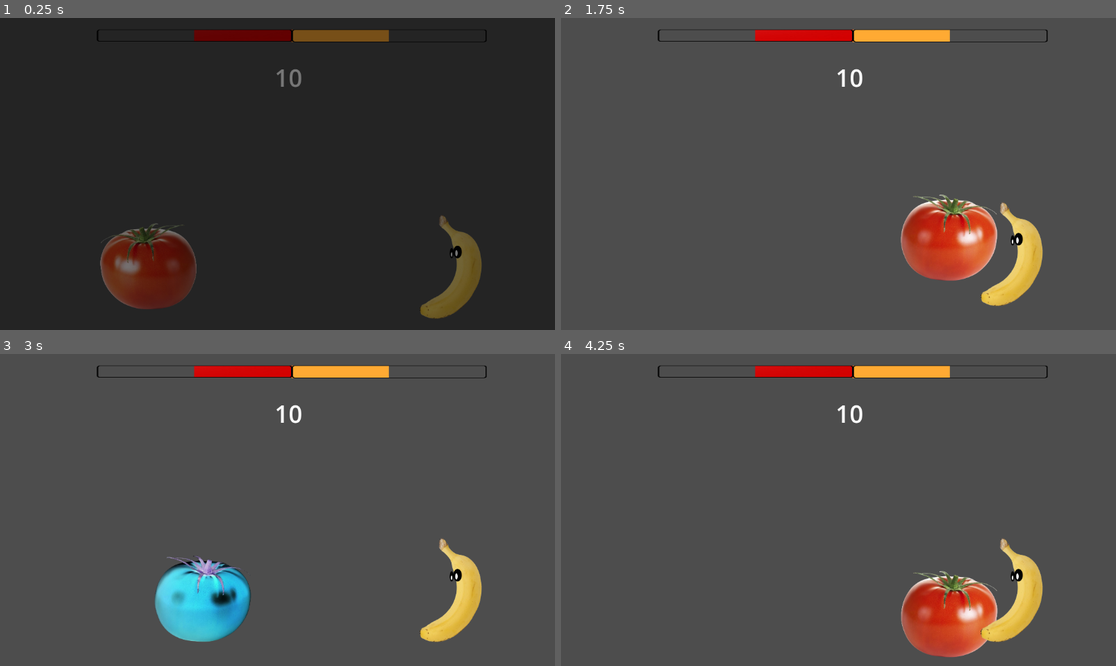
Above: before the commit, frames 1-4 (two rows, left to right).
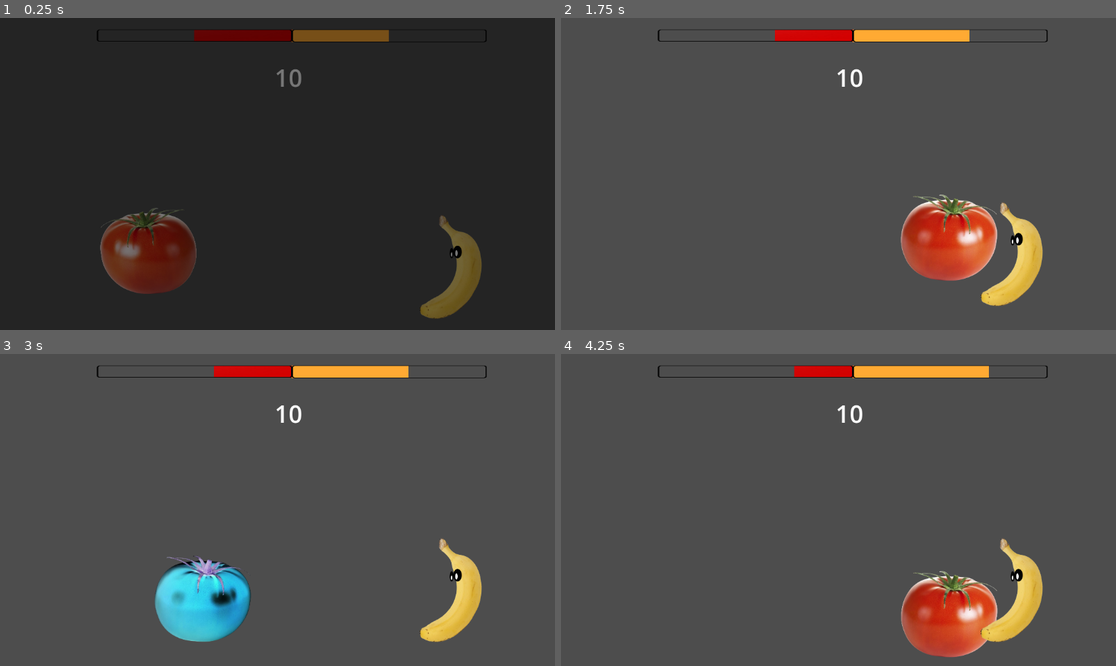
Above: after the commit, the same moments.

Repository: PZerua/ggj24_fruits
Game: Godot game, scene res://scenes/combat.tscn
The game is run twice, just before and just after one commit, with the same random seed, the same clock (stepped at 60 frames per second) and the same inputs.
Inputs:
- Up to frame 1 (0.25 s): no input
- Up to frame 2 (1.75 s): hold D (MOVE_RIGHT_1) from 0.53 s (still down); tap O (PUNCH_2) at 0.6, 1.55 s; tap W (JUMP_1) at 0.77, 1.52 s; tap S (BLOCK_1) at 1.35 s
- Up to frame 3 (3 s): release D (MOVE_RIGHT_1) at 2.03 s; hold A (MOVE_LEFT_1) 2.03-2.78 s; tap Down (BLOCK_2) at 2.1 s; tap O (PUNCH_2) at 2.3 s; hold D (MOVE_RIGHT_1) from 2.78 s (still down); tap V (KICK_1) at 2.85 s
- Up to frame 4 (4.25 s): keep holding D (MOVE_RIGHT_1); tap W (JUMP_1) at 3.02, 3.77 s; tap O (PUNCH_2) at 3.05, 3.8 s; tap P (KICK_2) at 3.6 s

The runs differ from the first frame. In frame 1, 2.5% of the frame differs, in the area x 18-36%, y 60-94%; in frame 2, 0.3%; in frame 3, 0.3%; in frame 4, 0.5%.

Commit message:
more work on damage

Diff:
--- a/assets/fruits/banana/banana.gd
+++ b/assets/fruits/banana/banana.gd
@@ -1,10 +1,23 @@
 extends "res://assets/fruits/controller.gd"
 
 func _process(delta):
+
+	if Input.is_action_just_pressed("PUNCH_2"):
+		%PunchAnimation.play("Punch")
+
 	update_animation($AnimatedSprite2D, "", "")
+
+	if velocity.x > 0.0:
+		%Punch.scale.x = 1
+	elif velocity.x < 0.0:
+		%Punch.scale.x = -1
 
 func _physics_process(delta):
 	process_movement(delta, "JUMP_2", ["MOVE_LEFT_2", "MOVE_RIGHT_2"])
 
 func _input(event):
 	process_moves(["PUNCH_2", "KICK_2", "BLOCK_2"])
+
+
+func _on_punch_trigger_body_entered(body):
+	process_hit(body, 10)
--- a/assets/fruits/banana/banana.tscn
+++ b/assets/fruits/banana/banana.tscn
@@ -1,17 +1,73 @@
-[gd_scene load_steps=6 format=3 uid="uid://qir670b60hs5"]
+[gd_scene load_steps=10 format=3 uid="uid://qir670b60hs5"]
 
 [ext_resource type="Script" path="res://assets/fruits/banana/banana.gd" id="1_m5ces"]
-[ext_resource type="SpriteFrames" uid="uid://dvr4l04dh5hip" path="res://assets/fruits/banana/banana_frames.tres" id="2_1t8ls"]
+[ext_resource type="SpriteFrames" uid="uid://h5kr26k8vncq" path="res://assets/fruits/banana/banana_frames.tres" id="2_1t8ls"]
+[ext_resource type="Script" path="res://assets/fruits/tomato/PunchCollider.gd" id="3_wy7bt"]
 
 [sub_resource type="CapsuleShape2D" id="CapsuleShape2D_hqn10"]
 radius = 55.0
 height = 204.0
 
-[sub_resource type="CapsuleShape2D" id="CapsuleShape2D_bnjxr"]
+[sub_resource type="Animation" id="Animation_u0afy"]
+resource_name = "Punch"
+length = 0.2
+step = 0.05
+tracks/0/type = "value"
+tracks/0/imported = false
+tracks/0/enabled = true
+tracks/0/path = NodePath("Punch/PunchTrigger:position")
+tracks/0/interp = 1
+tracks/0/loop_wrap = true
+tracks/0/keys = {
+"times": PackedFloat32Array(0, 0.1, 0.2),
+"transitions": PackedFloat32Array(1, 1, 1),
+"update": 0,
+"values": [Vector2(39, -5), Vector2(92, -5), Vector2(39, -5)]
+}
+tracks/1/type = "method"
+tracks/1/imported = false
+tracks/1/enabled = true
+tracks/1/path = NodePath("Punch/PunchTrigger/PunchCollider")
+tracks/1/interp = 1
+tracks/1/loop_wrap = true
+tracks/1/keys = {
+"times": PackedFloat32Array(0.05, 0.15),
+"transitions": PackedFloat32Array(1, 1),
+"values": [{
+"args": [],
+"method": &"toggle_enabled"
+}, {
+"args": [],
+"method": &"toggle_enabled"
+}]
+}
+
+[sub_resource type="Animation" id="Animation_aogj6"]
+length = 0.001
+tracks/0/type = "value"
+tracks/0/imported = false
+tracks/0/enabled = true
+tracks/0/path = NodePath("Punch/PunchTrigger:position")
+tracks/0/interp = 1
+tracks/0/loop_wrap = true
+tracks/0/keys = {
+"times": PackedFloat32Array(0),
+"transitions": PackedFloat32Array(1),
+"update": 0,
+"values": [Vector2(38, -5)]
+}
+
+[sub_resource type="AnimationLibrary" id="AnimationLibrary_6cbsb"]
+_data = {
+"Punch": SubResource("Animation_u0afy"),
+"RESET": SubResource("Animation_aogj6")
+}
+
+[sub_resource type="CapsuleShape2D" id="CapsuleShape2D_m08m5"]
 radius = 12.0026
-height = 83.9944
+height = 76.0
 
-[sub_resource type="CapsuleShape2D" id="CapsuleShape2D_o0n7w"]
+[sub_resource type="CapsuleShape2D" id="CapsuleShape2D_hsuj6"]
 
 [node name="Banana" type="CharacterBody2D" groups=["Fruit"]]
 rotation = 0.00266102
@@ -30,16 +86,44 @@
 [node name="BodyCollider" type="CollisionShape2D" parent="."]
 shape = SubResource("CapsuleShape2D_hqn10")
 
-[node name="PunchTrigger" type="Area2D" parent="."]
-collision_layer = 2
+[node name="Punch" type="Node2D" parent="."]
+unique_name_in_owner = true
+scale = Vector2(-1, 1)
 
-[node name="PunchCollider" type="CollisionShape2D" parent="PunchTrigger"]
+[node name="PunchTrigger" type="Area2D" parent="Punch"]
+position = Vector2(38, -5)
+rotation = -3.14159
+collision_layer = 0
+
+[node name="PunchAnimation" type="AnimationPlayer" parent="Punch/PunchTrigger"]
+unique_name_in_owner = true
+root_node = NodePath("../../..")
+libraries = {
+"": SubResource("AnimationLibrary_6cbsb")
+}
+
+[node name="PunchCollider" type="CollisionShape2D" parent="Punch/PunchTrigger"]
 rotation = 1.5708
-shape = SubResource("CapsuleShape2D_bnjxr")
+shape = SubResource("CapsuleShape2D_m08m5")
+disabled = true
+script = ExtResource("3_wy7bt")
 
-[node name="KickTrigger" type="Area2D" parent="."]
-position = Vector2(-49.7763, 84.1328)
-collision_layer = 2
+[node name="Kick" type="Node2D" parent="."]
+unique_name_in_owner = true
+scale = Vector2(-1, 1)
 
-[node name="KickCollider" type="CollisionShape2D" parent="KickTrigger"]
-shape = SubResource("CapsuleShape2D_o0n7w")
+[node name="KickTrigger" type="Area2D" parent="Kick"]
+position = Vector2(50.1909, 71.6828)
+rotation = 3.14159
+collision_layer = 0
+
+[node name="KickCollider" type="CollisionShape2D" parent="Kick/KickTrigger"]
+shape = SubResource("CapsuleShape2D_hsuj6")
+
+[node name="KickAnimation" type="AnimationPlayer" parent="Kick/KickTrigger"]
+root_node = NodePath("../../..")
+libraries = {
+"": SubResource("AnimationLibrary_6cbsb")
+}
+
+[connection signal="body_entered" from="Punch/PunchTrigger" to="." method="_on_punch_trigger_body_entered"]
--- a/assets/fruits/tomato/tomato.gd
+++ b/assets/fruits/tomato/tomato.gd
@@ -1,10 +1,16 @@
 extends "res://assets/fruits/controller.gd"
 
 func _process(delta):
+
 	if Input.is_action_just_pressed("PUNCH_1"):
 		%PunchAnimation.play("Punch")
 
 	update_animation($AnimatedSprite2D, "", "")
+
+	if velocity.x > 0.0:
+		%Punch.scale.x = 1
+	elif velocity.x < 0.0:
+		%Punch.scale.x = -1
 
 func _physics_process(delta):
 	process_movement(delta, "JUMP_1", ["MOVE_LEFT_1", "MOVE_RIGHT_1"])
--- a/assets/fruits/tomato/tomato.tscn
+++ b/assets/fruits/tomato/tomato.tscn
@@ -1,16 +1,12 @@
 [gd_scene load_steps=10 format=3 uid="uid://dt4g2ewu42uek"]
 
 [ext_resource type="Script" path="res://assets/fruits/tomato/tomato.gd" id="1_1rutx"]
-[ext_resource type="SpriteFrames" uid="uid://bqcfvqs1b1mms" path="res://assets/fruits/tomato/tomato_frames.tres" id="2_5awyp"]
+[ext_resource type="SpriteFrames" uid="uid://bn4sv2khs84d3" path="res://assets/fruits/tomato/tomato_frames.tres" id="2_5awyp"]
 [ext_resource type="Script" path="res://assets/fruits/tomato/PunchCollider.gd" id="3_e7hte"]
 
 [sub_resource type="CapsuleShape2D" id="CapsuleShape2D_0y85t"]
 radius = 78.0
 height = 172.0
-
-[sub_resource type="CapsuleShape2D" id="CapsuleShape2D_cfrdh"]
-radius = 12.0026
-height = 76.0
 
 [sub_resource type="Animation" id="Animation_u0afy"]
 resource_name = "Punch"
@@ -19,7 +15,7 @@
 tracks/0/type = "value"
 tracks/0/imported = false
 tracks/0/enabled = true
-tracks/0/path = NodePath("PunchTrigger:position")
+tracks/0/path = NodePath("Punch/PunchTrigger:position")
 tracks/0/interp = 1
 tracks/0/loop_wrap = true
 tracks/0/keys = {
@@ -31,7 +27,7 @@
 tracks/1/type = "method"
 tracks/1/imported = false
 tracks/1/enabled = true
-tracks/1/path = NodePath("PunchTrigger/PunchCollider")
+tracks/1/path = NodePath("Punch/PunchTrigger/PunchCollider")
 tracks/1/interp = 1
 tracks/1/loop_wrap = true
 tracks/1/keys = {
@@ -51,7 +47,7 @@
 tracks/0/type = "value"
 tracks/0/imported = false
 tracks/0/enabled = true
-tracks/0/path = NodePath("PunchTrigger:position")
+tracks/0/path = NodePath("Punch/PunchTrigger:position")
 tracks/0/interp = 1
 tracks/0/loop_wrap = true
 tracks/0/keys = {
@@ -67,6 +63,10 @@
 "RESET": SubResource("Animation_aogj6")
 }
 
+[sub_resource type="CapsuleShape2D" id="CapsuleShape2D_cfrdh"]
+radius = 12.0026
+height = 76.0
+
 [sub_resource type="CapsuleShape2D" id="CapsuleShape2D_vmcov"]
 
 [node name="Tomato" type="CharacterBody2D" groups=["Fruit"]]
@@ -79,41 +79,53 @@
 [node name="AnimatedSprite2D" type="AnimatedSprite2D" parent="."]
 scale = Vector2(0.5, 0.5)
 sprite_frames = ExtResource("2_5awyp")
-animation = &"walk"
+animation = &"idle"
+frame = 1
+frame_progress = 0.27589
 
 [node name="BodyCollider" type="CollisionShape2D" parent="."]
 shape = SubResource("CapsuleShape2D_0y85t")
 
-[node name="PunchTrigger" type="Area2D" parent="."]
+[node name="Punch" type="Node2D" parent="."]
+unique_name_in_owner = true
+
+[node name="PunchTrigger" type="Area2D" parent="Punch"]
 position = Vector2(38, -5)
+rotation = -3.14159
 collision_layer = 0
 collision_mask = 2
 
-[node name="PunchCollider" type="CollisionShape2D" parent="PunchTrigger"]
+[node name="PunchAnimation" type="AnimationPlayer" parent="Punch/PunchTrigger"]
+unique_name_in_owner = true
+root_node = NodePath("../../..")
+libraries = {
+"": SubResource("AnimationLibrary_6cbsb")
+}
+
+[node name="PunchCollider" type="CollisionShape2D" parent="Punch/PunchTrigger"]
 rotation = 1.5708
 shape = SubResource("CapsuleShape2D_cfrdh")
 disabled = true
 script = ExtResource("3_e7hte")
 
-[node name="PunchAnimation" type="AnimationPlayer" parent="PunchTrigger"]
+[node name="Kick" type="Node2D" parent="."]
 unique_name_in_owner = true
-root_node = NodePath("../..")
+rotation = 3.14159
+scale = Vector2(1, -1)
+
+[node name="KickTrigger" type="Area2D" parent="Kick"]
+position = Vector2(-69, 72)
+rotation = 3.14159
+collision_layer = 0
+collision_mask = 2
+
+[node name="KickCollider" type="CollisionShape2D" parent="Kick/KickTrigger"]
+shape = SubResource("CapsuleShape2D_vmcov")
+
+[node name="KickAnimation" type="AnimationPlayer" parent="Kick/KickTrigger"]
+root_node = NodePath("../../..")
 libraries = {
 "": SubResource("AnimationLibrary_6cbsb")
 }
 
-[node name="KickTrigger" type="Area2D" parent="."]
-position = Vector2(69, 72)
-collision_layer = 0
-collision_mask = 2
-
-[node name="KickCollider" type="CollisionShape2D" parent="KickTrigger"]
-shape = SubResource("CapsuleShape2D_vmcov")
-
-[node name="KickAnimation" type="AnimationPlayer" parent="KickTrigger"]
-root_node = NodePath("../..")
-libraries = {
-"": SubResource("AnimationLibrary_6cbsb")
-}
-
-[connection signal="body_entered" from="PunchTrigger" to="." method="_on_punch_trigger_body_entered"]
+[connection signal="body_entered" from="Punch/PunchTrigger" to="." method="_on_punch_trigger_body_entered"]
Not shown: 1 places in assets/fruits/banana/banana_frames.tres that only renumber resources
Not shown: 1 places in assets/fruits/tomato/tomato_frames.tres that only renumber resources
